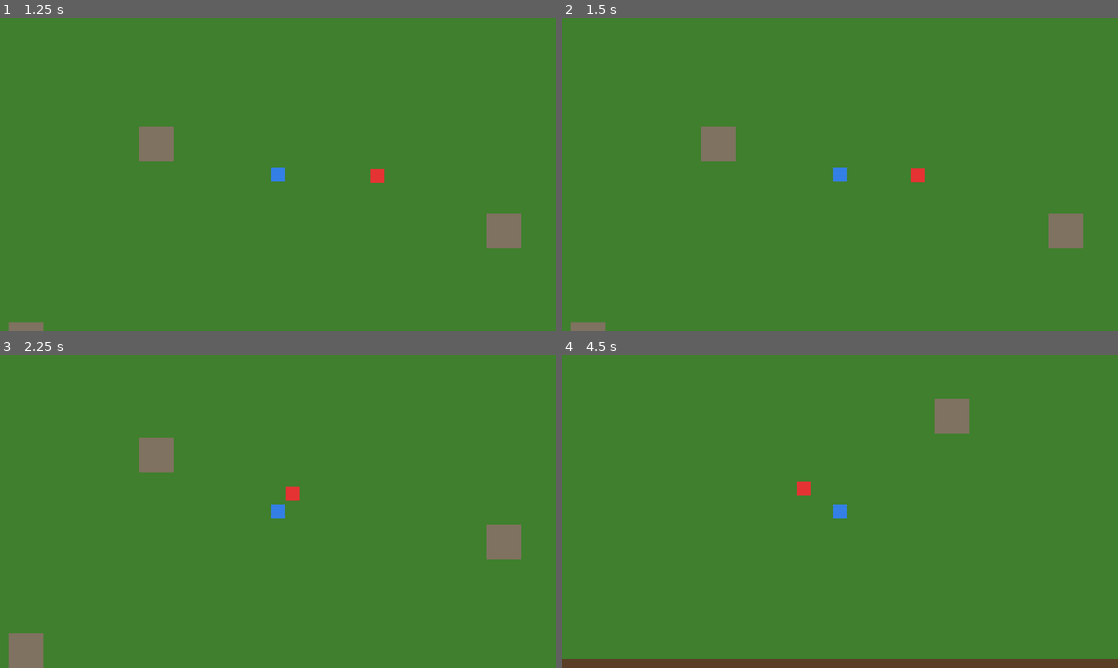
Above: before the commit, frames 1-4 (two rows, left to right).
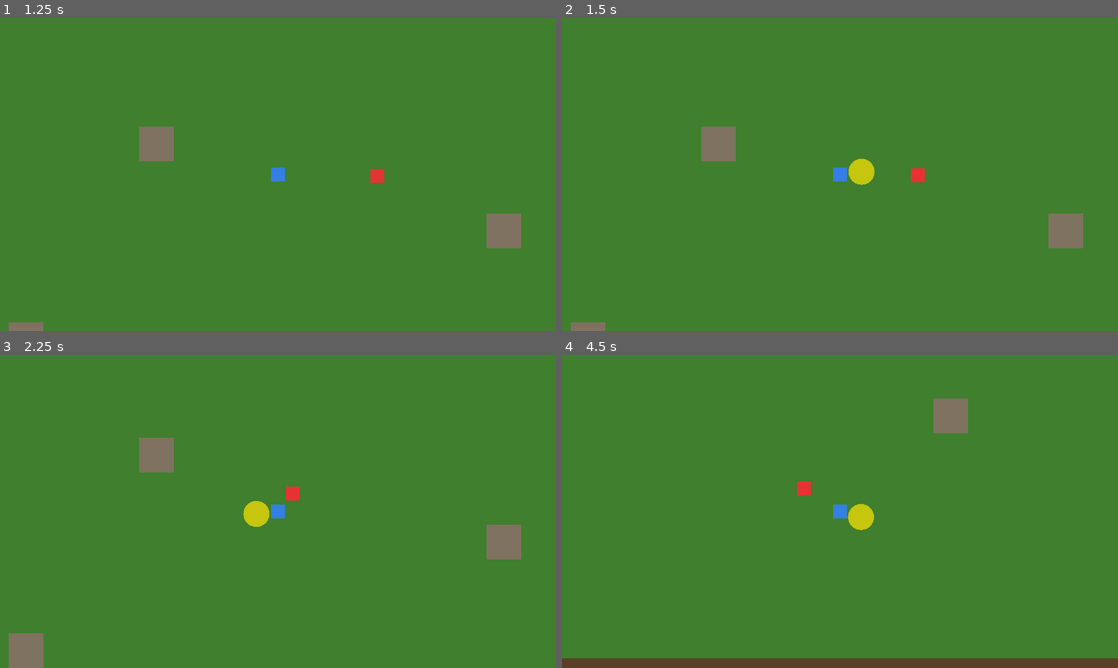
Above: after the commit, the same moments.

Repository: zwentty/v-2-jeu
Game: Godot game, scene res://scenes/menus/menu.tscn
Two runs of this game, one before a commit and one after it. Both use one fixed random seed, a clock stepped at 60 frames per second and the inputs below.
Inputs (mouse positions are in pixels of both pictures, inside the frame that each line leads up to):
- Up to frame 1 (1.25 s): click "Démarrer" at 0.5 s
- Up to frame 2 (1.5 s): move the mouse to (962, 158) at 1.27 s; hold D from 1.28 s (still down); hold Q from 1.28 s (still down); click (962, 158) at 1.42 s
- Up to frame 3 (2.25 s): move the mouse to (166, 527) at 2.02 s; release D at 2.03 s; release Q at 2.03 s; hold S from 2.03 s (still down); tap Z at 2.1 s; click (166, 527) at 2.17 s
- Up to frame 4 (4.5 s): move the mouse to (895, 442) at 2.77 s; release S at 2.78 s; hold Q 2.78-3.53 s; hold D 2.78-4.28 s; click (895, 442) at 2.92 s; move the mouse to (812, 574) at 3.52 s; tap Z at 3.6 s; click (812, 574) at 3.67 s; move the mouse to (1006, 558) at 4.27 s; hold S from 4.28 s (still down); hold Q from 4.28 s (still down); click (1006, 558) at 4.42 s

Frame 1 is identical in both runs. In frame 2, 0.3% of the frame differs, in the area x 51-57%, y 44-54%; in frame 3, 0.3%; in frame 4, 0.6%, in the area x 0-100%, y 13-98%.

Commit message:
attack
Co-authored-by: Copilot <copilot@github.com>

Diff:
--- a/scenes/enemy/enemy.tscn
+++ b/scenes/enemy/enemy.tscn
@@ -9,7 +9,7 @@
 radius = 16.0
 
 [node name="Enemy" type="CharacterBody2D" unique_id=539699614]
-collision_layer = 2
+collision_layer = 4
 collision_mask = 2
 script = ExtResource("1")
 
--- a/scenes/player/player.gd
+++ b/scenes/player/player.gd
@@ -21,6 +21,15 @@
 # Durée d'invincibilité après avoir reçu un coup (en secondes)
 const INVINCIBLE_DURATION = 1.0
 
+# Distance de la hitbox d'attaque par rapport au joueur
+const ATTACK_DISTANCE = 50.0
+
+# Durée de l'attaque (temps où la hitbox reste active)
+const ATTACK_DURATION = 0.2
+
+# Dégâts infligés par l'attaque
+const ATTACK_DAMAGE = 1
+
 # -----------------------------------------------------------------------------
 # VARIABLES D'ÉTAT
 # Ces valeurs changent pendant le jeu (mot-clé "var").
@@ -42,6 +51,12 @@
 # Direction dans laquelle le joueur regarde (utile plus tard pour l'attaque)
 # Vector2.DOWN = (0, 1) par défaut → le joueur regarde vers le bas au départ
 var facing_direction: Vector2 = Vector2.DOWN
+
+# Est-ce que le joueur est en train d'attaquer ?
+var is_attacking: bool = false
+
+# Timer de l'attaque
+var attack_timer: float = 0.0
 
 # -----------------------------------------------------------------------------
 # _ready()
@@ -54,6 +69,9 @@
 	# get_tree().get_first_node_in_group("player") pour trouver ce nœud.
 	add_to_group("player")
 
+	# Connecter le signal de l'Area2D pour détecter les ennemis touchés
+	$AttackArea.body_entered.connect(_on_attack_hit)
+
 # -----------------------------------------------------------------------------
 # _physics_process(delta)
 # Appelée à CHAQUE FRAME physique (par défaut 60 fois/seconde).
@@ -64,6 +82,7 @@
 func _physics_process(delta: float) -> void:
 	_handle_movement()
 	_handle_invincibility(delta)
+	_handle_attack(delta)
 
 # -----------------------------------------------------------------------------
 # _handle_movement()
@@ -153,3 +172,44 @@
 	# On charge l'écran de défaite.
 	# change_scene_to_file() remplace toute la scène actuelle par game_over.tscn.
 	get_tree().change_scene_to_file("res://scenes/menus/game_over.tscn")
+
+# -----------------------------------------------------------------------------
+# _handle_attack(delta)
+# Gère le système d'attaque : détection du clic, positionnement de la hitbox
+# vers la souris, et timer d'activation.
+# -----------------------------------------------------------------------------
+func _handle_attack(delta: float) -> void:
+	# Si on est en train d'attaquer, on décrémente le timer
+	if is_attacking:
+		attack_timer -= delta
+		if attack_timer <= 0.0:
+			# L'attaque est terminée, on désactive la hitbox
+			is_attacking = false
+			$AttackArea.monitoring = false
+			$AttackArea/AttackVisual.visible = false
+		return
+
+	# Détection du clic gauche pour lancer une attaque
+	if Input.is_mouse_button_pressed(MOUSE_BUTTON_LEFT) and not is_attacking:
+		# Calculer la direction vers la souris
+		var mouse_pos := get_global_mouse_position()
+		var direction := (mouse_pos - global_position).normalized()
+
+		# Positionner la hitbox d'attaque (grande sphère jaune) dans cette direction
+		$AttackArea.position = direction * ATTACK_DISTANCE
+
+		# Activer l'attaque
+		is_attacking = true
+		attack_timer = ATTACK_DURATION
+		$AttackArea.monitoring = true
+		$AttackArea/AttackVisual.visible = true
+
+# -----------------------------------------------------------------------------
+# _on_attack_hit(body)
+# Appelée quand la hitbox d'attaque touche un ennemi
+# -----------------------------------------------------------------------------
+func _on_attack_hit(body: Node2D) -> void:
+	# Vérifier que c'est bien un ennemi et qu'il a une méthode take_damage
+	if body.is_in_group("enemy") and body.has_method("take_damage"):
+		body.take_damage(ATTACK_DAMAGE)
+		print("Ennemi touché !")
--- a/scenes/player/player.tscn
+++ b/scenes/player/player.tscn
@@ -22,6 +22,9 @@
 ;   pour donner un feeling "généreux" aux collisions (erreur pardonnée).
 [sub_resource type="CircleShape2D" id="1"]
 radius = 14.0
+
+[sub_resource type="CircleShape2D" id="2"]
+radius = 30.0
 
 ; -----------------------------------------------------------------------
 ; SECTION DES NOEUDS
@@ -65,6 +68,19 @@
 [node name="CollisionShape2D" type="CollisionShape2D" parent="."]
 shape = SubResource("1")
 
+[node name="AttackArea" type="Area2D" parent="."]
+collision_layer = 0
+collision_mask = 4
+monitoring = false
+
+[node name="AttackShape" type="CollisionShape2D" parent="AttackArea"]
+shape = SubResource("2")
+
+[node name="AttackVisual" type="Polygon2D" parent="AttackArea"]
+visible = false
+color = Color(1, 0.9, 0, 0.7)
+polygon = PackedVector2Array(30, 0, 29.4, 5.9, 27.7, 11.5, 25, 16.8, 21.2, 21.2, 16.8, 25, 11.5, 27.7, 5.9, 29.4, 0, 30, -5.9, 29.4, -11.5, 27.7, -16.8, 25, -21.2, 21.2, -25, 16.8, -27.7, 11.5, -29.4, 5.9, -30, 0, -29.4, -5.9, -27.7, -11.5, -25, -16.8, -21.2, -21.2, -16.8, -25, -11.5, -27.7, -5.9, -29.4, 0, -30, 5.9, -29.4, 11.5, -27.7, 16.8, -25, 21.2, -21.2, 25, -16.8, 27.7, -11.5, 29.4, -5.9)
+
 ; --- CAMÉRA ---
 ; Camera2D : suit automatiquement le nœud Player (car elle est son enfant).
 ; Elle est attachée au joueur, donc elle bouge avec lui.
